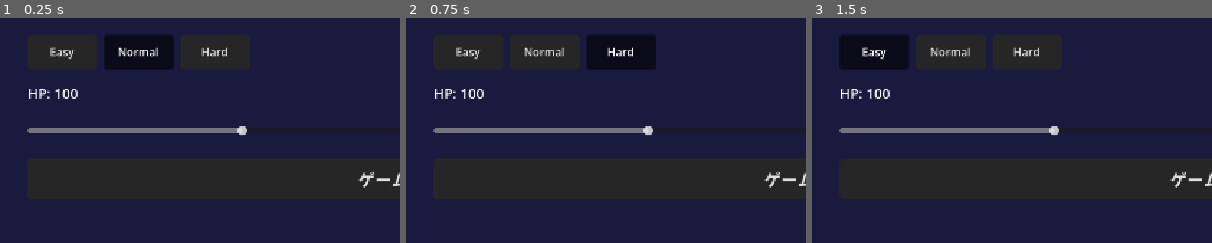
Above: before the commit, frames 1-3 (left to right).
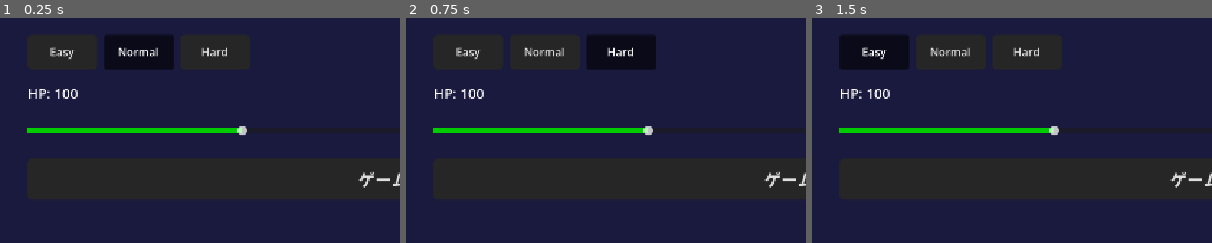
Above: after the commit, the same moments.

Repository: Ragulai1214/gogyoken
Game: Godot game, scene res://scenes/Main.tscn
The game is run twice, just before and just after one commit, with the same random seed, the same clock (stepped at 60 frames per second) and the same inputs.
Inputs:
- Up to frame 1 (0.25 s): no input
- Up to frame 2 (0.75 s): click "Hard" at 0.5 s
- Up to frame 3 (1.5 s): click "Easy" at 1.25 s
The pictures show only the part of the screen within x 0-50%, y 24-74%; the shares and areas given below are measured in that part.

The runs differ from the first frame. In frame 1, 1.2% of the frame differs, in the area x 6-61%, y 48-52%; in frame 2, 1.2%; in frame 3, 1.2%.

Commit message:
add damage effect, screen shake, difficulty label

Diff:
--- a/scenes/Battle.tscn
+++ b/scenes/Battle.tscn
@@ -3,6 +3,8 @@
 [ext_resource type="Script" uid="uid://bghkebl72vqwr" path="res://scripts/Battle.gd" id="1"]
 [ext_resource type="Script" uid="uid://py8p4ue5nh0i" path="res://scripts/RadialGradient.gd" id="2_2rusm"]
 [ext_resource type="Texture2D" uid="uid://76gx0n80h8dh" path="res://assets/sprite/effect/brilliant.png" id="2_0448q"]
+[ext_resource type="Texture2D" uid="uid://bwbtw3arnoh55" path="res://assets/sprite/effect/damageplayer.png" id="4_0y4rl"]
+[ext_resource type="Texture2D" uid="uid://dy1g1wassyny1" path="res://assets/sprite/effect/damagecpu.png" id="4_ggyc1"]
 
 [sub_resource type="AtlasTexture" id="AtlasTexture_2rusm"]
 atlas = ExtResource("2_0448q")
@@ -55,6 +57,120 @@
 }, {
 "duration": 1.0,
 "texture": SubResource("AtlasTexture_7xoqm")
+}],
+"loop": false,
+"name": &"default",
+"speed": 5.0
+}]
+
+[sub_resource type="AtlasTexture" id="AtlasTexture_ob7dw"]
+atlas = ExtResource("4_ggyc1")
+region = Rect2(0, 0, 32, 32)
+
+[sub_resource type="AtlasTexture" id="AtlasTexture_8umis"]
+atlas = ExtResource("4_ggyc1")
+region = Rect2(32, 0, 32, 32)
+
+[sub_resource type="AtlasTexture" id="AtlasTexture_ora22"]
+atlas = ExtResource("4_ggyc1")
+region = Rect2(64, 0, 32, 32)
+
+[sub_resource type="AtlasTexture" id="AtlasTexture_dpg7a"]
+atlas = ExtResource("4_ggyc1")
+region = Rect2(96, 0, 32, 32)
+
+[sub_resource type="AtlasTexture" id="AtlasTexture_8h0x3"]
+atlas = ExtResource("4_ggyc1")
+region = Rect2(128, 0, 32, 32)
+
+[sub_resource type="AtlasTexture" id="AtlasTexture_l0ske"]
+atlas = ExtResource("4_ggyc1")
+region = Rect2(160, 0, 32, 32)
+
+[sub_resource type="AtlasTexture" id="AtlasTexture_7hbu7"]
+atlas = ExtResource("4_ggyc1")
+region = Rect2(192, 0, 32, 32)
+
+[sub_resource type="SpriteFrames" id="SpriteFrames_2rusm"]
+animations = [{
+"frames": [{
+"duration": 1.0,
+"texture": SubResource("AtlasTexture_ob7dw")
+}, {
+"duration": 1.0,
+"texture": SubResource("AtlasTexture_8umis")
+}, {
+"duration": 1.0,
+"texture": SubResource("AtlasTexture_ora22")
+}, {
+"duration": 1.0,
+"texture": SubResource("AtlasTexture_dpg7a")
+}, {
+"duration": 1.0,
+"texture": SubResource("AtlasTexture_8h0x3")
+}, {
+"duration": 1.0,
+"texture": SubResource("AtlasTexture_l0ske")
+}, {
+"duration": 1.0,
+"texture": SubResource("AtlasTexture_7hbu7")
+}],
+"loop": false,
+"name": &"default",
+"speed": 5.0
+}]
+
+[sub_resource type="AtlasTexture" id="AtlasTexture_pf0ra"]
+atlas = ExtResource("4_0y4rl")
+region = Rect2(0, 0, 32, 32)
+
+[sub_resource type="AtlasTexture" id="AtlasTexture_00njq"]
+atlas = ExtResource("4_0y4rl")
+region = Rect2(32, 0, 32, 32)
+
+[sub_resource type="AtlasTexture" id="AtlasTexture_b2l78"]
+atlas = ExtResource("4_0y4rl")
+region = Rect2(64, 0, 32, 32)
+
+[sub_resource type="AtlasTexture" id="AtlasTexture_m7t4b"]
+atlas = ExtResource("4_0y4rl")
+region = Rect2(96, 0, 32, 32)
+
+[sub_resource type="AtlasTexture" id="AtlasTexture_xdbdk"]
+atlas = ExtResource("4_0y4rl")
+region = Rect2(128, 0, 32, 32)
+
+[sub_resource type="AtlasTexture" id="AtlasTexture_vuojo"]
+atlas = ExtResource("4_0y4rl")
+region = Rect2(160, 0, 32, 32)
+
+[sub_resource type="AtlasTexture" id="AtlasTexture_3b6xh"]
+atlas = ExtResource("4_0y4rl")
+region = Rect2(192, 0, 32, 32)
+
+[sub_resource type="SpriteFrames" id="SpriteFrames_lcn8m"]
+animations = [{
+"frames": [{
+"duration": 1.0,
+"texture": SubResource("AtlasTexture_pf0ra")
+}, {
+"duration": 1.0,
+"texture": SubResource("AtlasTexture_00njq")
+}, {
+"duration": 1.0,
+"texture": SubResource("AtlasTexture_b2l78")
+}, {
+"duration": 1.0,
+"texture": SubResource("AtlasTexture_m7t4b")
+}, {
+"duration": 1.0,
+"texture": SubResource("AtlasTexture_xdbdk")
+}, {
+"duration": 1.0,
+"texture": SubResource("AtlasTexture_vuojo")
+}, {
+"duration": 1.0,
+"texture": SubResource("AtlasTexture_3b6xh")
 }],
 "loop": false,
 "name": &"default",
@@ -203,3 +319,26 @@
 sprite_frames = SubResource("SpriteFrames_bdmed")
 frame_progress = 0.40073568
 speed_scale = 2.0
+
+[node name="PlayerDamageEffect" type="AnimatedSprite2D" parent="." unique_id=939795519]
+position = Vector2(235, 292)
+scale = Vector2(4, 4)
+sprite_frames = SubResource("SpriteFrames_2rusm")
+frame = 6
+frame_progress = 1.0
+speed_scale = 3.0
+
+[node name="CPUDamageEffect" type="AnimatedSprite2D" parent="." unique_id=1790019816]
+position = Vector2(74.08, 256)
+scale = Vector2(4.0575, 4)
+sprite_frames = SubResource("SpriteFrames_lcn8m")
+frame = 6
+frame_progress = 1.0
+speed_scale = 3.0
+
+[node name="DifficultyLabel" type="Label" parent="." unique_id=804426593]
+layout_mode = 0
+offset_left = 950.0
+offset_top = 27.0
+offset_right = 1131.0
+offset_bottom = 62.0
--- a/scripts/Battle.gd
+++ b/scripts/Battle.gd
@@ -14,6 +14,9 @@
 @onready var cpu_hand_icon: TextureRect = $CPUHandIcon
 @onready var prime_effect: AnimatedSprite2D = $PrimeEffect
 var hand_button_list: Array = []
+@onready var player_damage_effect: AnimatedSprite2D = $PlayerDamageEffect
+@onready var cpu_damage_effect: AnimatedSprite2D = $CPUDamageEffect
+@onready var difficulty_label: Label = $DifficultyLabel
 
 const ELEMENT_JP = {
 	"wood":  "木",
@@ -61,6 +64,10 @@
 	gm.apply_button_style(get_node("Button"))
 	# 既存のコードの後に追加
 	_reposition_icons()
+	player_damage_effect.visible = false
+	cpu_damage_effect.visible = false
+	player_damage_effect.animation_finished.connect(func(): player_damage_effect.visible = false)
+	cpu_damage_effect.animation_finished.connect(func(): cpu_damage_effect.visible = false)
 
 func _reposition_icons() -> void:
 	var viewport_size = get_viewport_rect().size
@@ -76,6 +83,18 @@
 
 func _on_prime_effect_finished() -> void:
 	prime_effect.visible = false
+
+func play_damage_effect(target: String) -> void:
+	if target == "player":
+		player_damage_effect.position = player_hand_icon.position + player_hand_icon.size / 2
+		player_damage_effect.visible = true
+		player_damage_effect.frame = 0
+		player_damage_effect.play("default")
+	else:
+		cpu_damage_effect.position = cpu_hand_icon.position + cpu_hand_icon.size / 2
+		cpu_damage_effect.visible = true
+		cpu_damage_effect.frame = 0
+		cpu_damage_effect.play("default")
 
 func play_se(filename: String) -> void:
 	audio_player.stream = load("res://assets/SE/" + filename)
@@ -103,6 +122,12 @@
 	_update_prime_labels(game_manager.player_primes, game_manager.cpu_primes)
 	result_label.text = ""
 	cpu_hand_label.text = "CPU: ?"
+	_update_hp_bar_color(player_hp_bar, game_manager.player_hp)
+	_update_hp_bar_color(cpu_hp_bar, game_manager.cpu_hp)
+	var diff_jp = {"easy": "Easy", "normal": "Normal", "hard": "Hard"}
+	var diff_color = {"easy": Color(0.0, 0.8, 0.0, 1.0), "normal": Color(1.0, 1.0, 1.0, 1.0), "hard": Color(1.0, 0.0, 0.0, 1.0)}
+	difficulty_label.text = "難易度: " + diff_jp[game_manager.difficulty]
+	difficulty_label.add_theme_color_override("font_color", diff_color[game_manager.difficulty])
 
 func _update_prime_labels(player_primes: Array, cpu_primes: Array) -> void:
 	if player_primes.size() == 0:
@@ -149,6 +174,11 @@
 		show_damage(10, "cpu")
 		show_damage(10, "player")
 
+	if result.outcome == "win":
+		play_damage_effect("cpu")
+	elif result.outcome == "lose":
+		play_damage_effect("player")
+
 	# SE再生
 	match result.outcome:
 		"win":
@@ -166,6 +196,21 @@
 			if result.new_cpu_primes.size() > 0:
 				play_se("CPUプライム.wav")
 
+	if result.outcome == "win":
+		play_damage_effect("cpu")
+	elif result.outcome == "lose":
+		play_damage_effect("player")
+		shake_screen()
+	elif result.outcome == "clash":
+		shake_screen()
+
+func shake_screen() -> void:
+	var original_pos = get_viewport().canvas_transform.origin
+	var tween = create_tween()
+	tween.tween_method(func(offset: float):
+		get_viewport().canvas_transform.origin = original_pos + Vector2(randf_range(-offset, offset), randf_range(-offset, offset)),
+		8.0, 0.5, 0.6)
+
 func _update_button_prime_style(player_primes: Array) -> void:
 	for i in GameManager.ELEMENTS.size():
 		var btn = hand_button_list[i]
@@ -188,10 +233,23 @@
 		var tween = create_tween()
 		tween.tween_property(player_hp_bar, "value", new_hp, 0.3)
 		player_hp_label.text = "HP: %d" % new_hp
+		_update_hp_bar_color(player_hp_bar, new_hp)
 	else:
 		var tween = create_tween()
 		tween.tween_property(cpu_hp_bar, "value", new_hp, 0.3)
 		cpu_hp_label.text = "HP: %d" % new_hp
+		_update_hp_bar_color(cpu_hp_bar, new_hp)
+
+func _update_hp_bar_color(bar: ProgressBar, new_hp: int) -> void:
+	var ratio = float(new_hp) / float(game_manager.max_hp)
+	var stylebox = StyleBoxFlat.new()
+	if ratio <= 0.2:
+		stylebox.bg_color = Color(1.0, 0.0, 0.0, 1.0)  # 赤
+	elif ratio <= 0.4:
+		stylebox.bg_color = Color(1.0, 0.8, 0.0, 1.0)  # 黄
+	else:
+		stylebox.bg_color = Color(0.0, 0.8, 0.0, 1.0)  # 緑
+	bar.add_theme_stylebox_override("fill", stylebox)
 
 func _on_battle_ended(winner: String) -> void:
 	_set_buttons_disabled(true)
--- a/scripts/Main.gd
+++ b/scripts/Main.gd
@@ -26,6 +26,10 @@
 	hp_slider.step = 20
 	hp_slider.value = 100
 	hp_label.text = "HP: 100"
+
+	var slider_style = StyleBoxFlat.new()
+	slider_style.bg_color = Color(0.0, 0.8, 0.0, 1.0)
+	hp_slider.add_theme_stylebox_override("grabber_area", slider_style)
 
 	hp_slider.value_changed.connect(_on_hp_changed)
 	start_button.pressed.connect(_on_start_pressed)
Binary file added: assets/sprite/effect/damage.png
Not shown, added: assets/sprite/effect/damage.png.import
Binary file added: assets/sprite/effect/damagecpu.png
Not shown, added: assets/sprite/effect/damagecpu.png.import
Binary file added: assets/sprite/effect/damageplayer.png
Not shown, added: assets/sprite/effect/damageplayer.png.import
